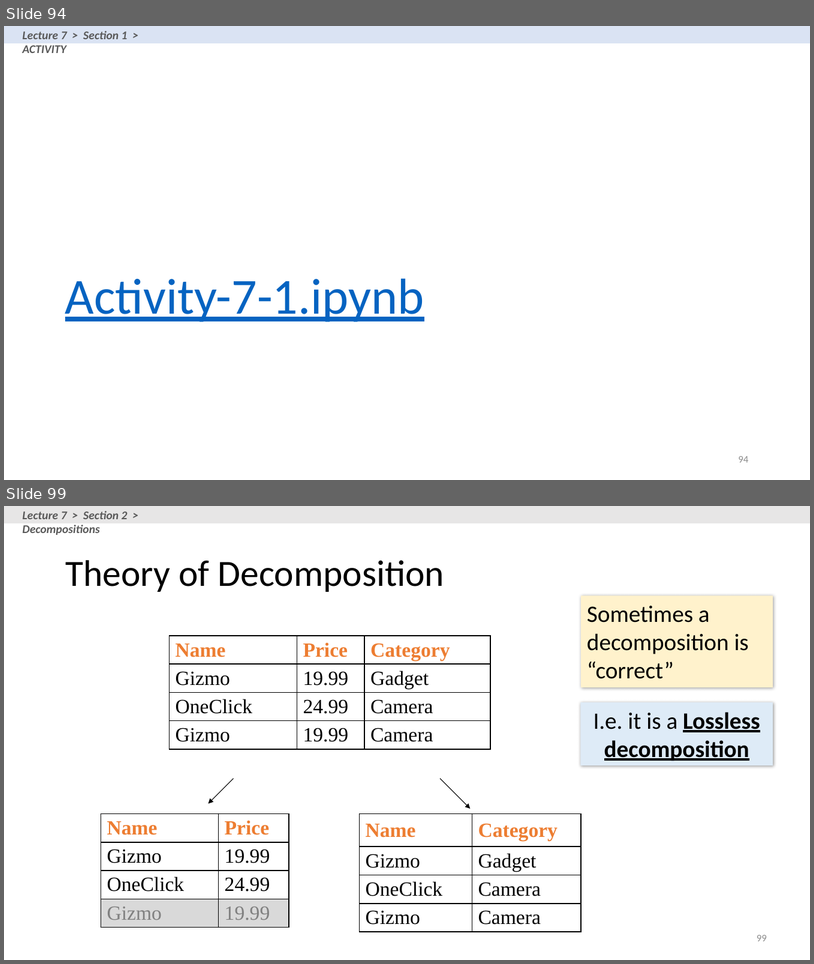
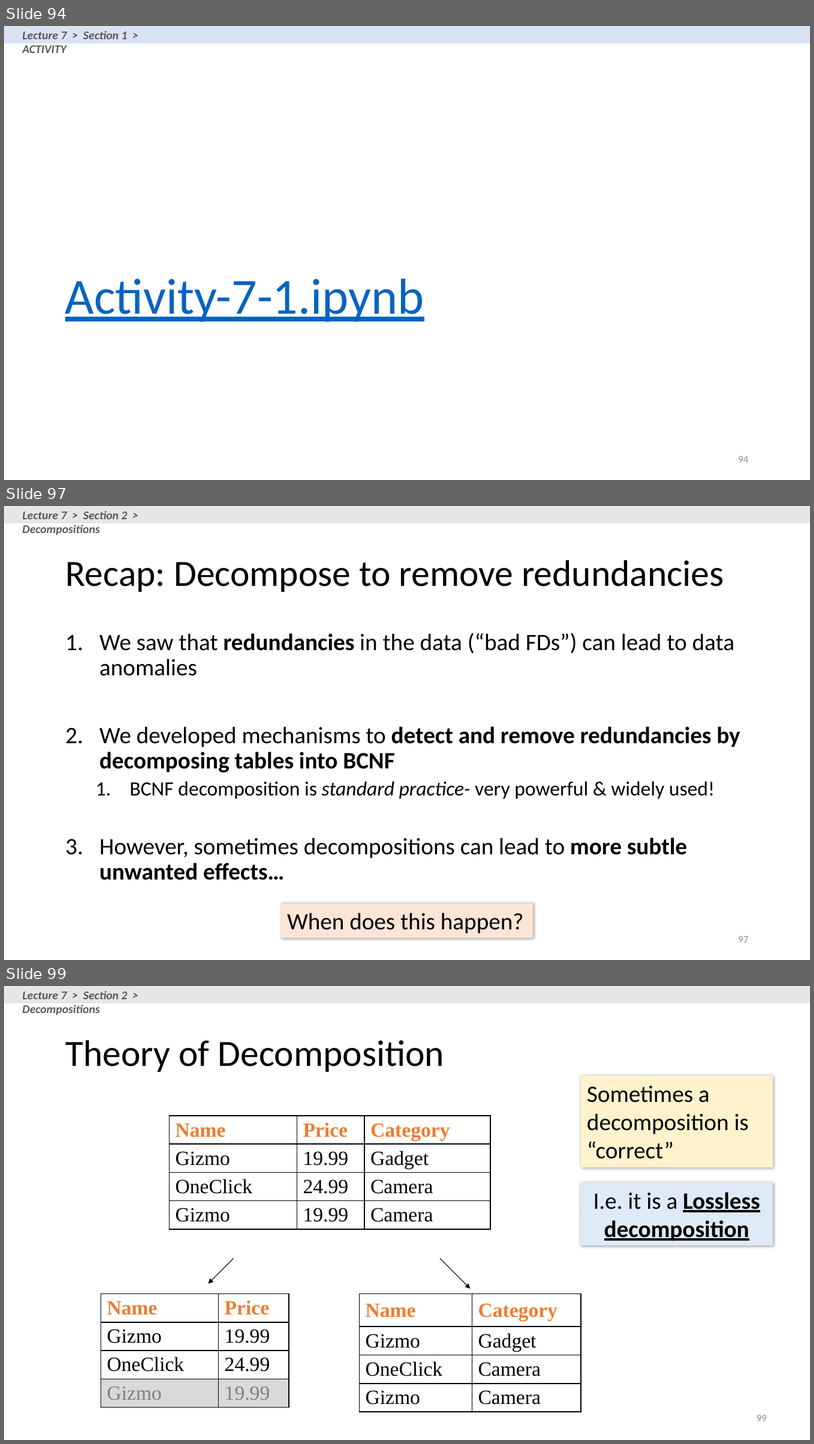
Before and after one commit to XIEQ/cs145-notebooks, a slide deck: lecture-5-7/Lecture_5_7_DB_Design.pptx. Shown one above the other, each under a label of ours: slides 94 and 99 before the commit, slides 94, 97 and 99 after it; the slides between them are not shown. The pictures are 814x964 and 814x1444 pixels, drawn with LibreOffice and Linux fonts; fonts in the diff are those of the drawing. Boxes give left, top, right and bottom in pixels: in the first picture for what was removed or moved away, otherwise in the second. Text is boxed around its words. In the diff, an @@ line names an element or a change of style, - is before the commit and + after.

Commit message:
Changed activity 7-2 to lossy decomp, removed 3NF from 7

```diff
--- a/lecture-5-7/Lecture_5_7_DB_Design.pptx
+++ b/lecture-5-7/Lecture_5_7_DB_Design.pptx
@@ slide 97 added at bbox=[4, 506, 810, 960], background #FFFFFF @@
@@ rectangle added at bbox=[4, 506, 810, 523], fill #E7E6E6 @@
@@ text added at bbox=[23, 511, 128, 535], 14 pt, text #595959, bold, italic @@
+Lecture 7 > Section 2 > Decompositions
@@ title added at bbox=[65, 560, 724, 592], 44 pt, text #000000 @@
+Recap: Decompose to remove redundancies
@@ text added at bbox=[99, 633, 740, 880], 28 pt, text #000000 @@
+1. We saw that redundancies in the data (“bad FDs”) can lead to data anomalies
+2. We developed mechanisms to detect and remove redundancies by decomposing tables into BCNF
+  1. BCNF decomposition is standard practice- very powerful & widely used!
+3. However, sometimes decompositions can lead to more subtle unwanted effects…
@@ rectangle added at bbox=[281, 903, 533, 937], fill #FBE5D6, 28 pt, text #000000 @@
+When does this happen?
@@ page number added at bbox=[738, 936, 749, 942], 12 pt, text #8C8C8C @@
+97
```
Also in this commit, not shown: 10 slides changed, 6 slides removed, 4 other files.
